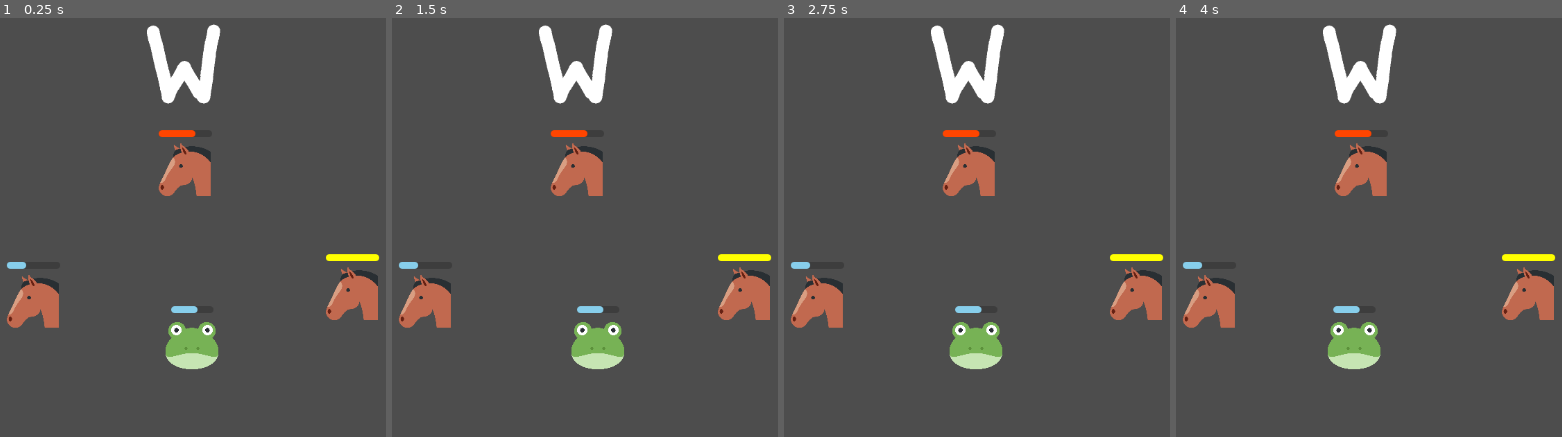
Above: before the commit, frames 1-4 (left to right).
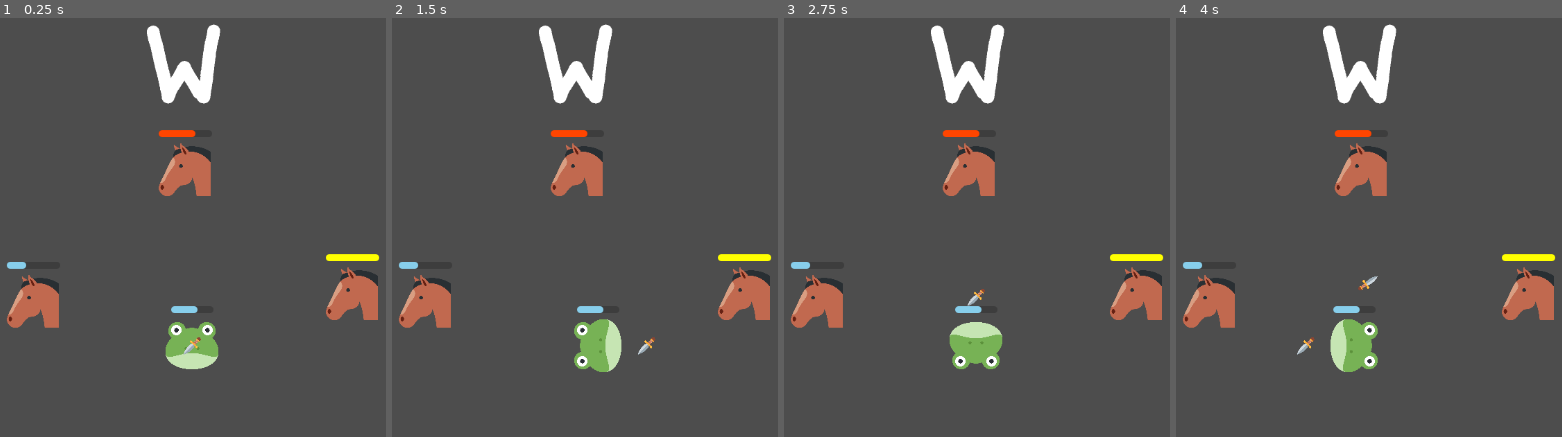
Above: after the commit, the same moments.

Repository: alexcavadora/alex-isaac-implementation
Game: Godot game, scene res://scenes/main_scene.tscn
Two runs of this game, one before a commit and one after it. Both use one fixed random seed, a clock stepped at 60 frames per second and the inputs below. The project has no main scene, so this scene is started directly.
Inputs:
- Up to frame 1 (0.25 s): no input
- Up to frame 2 (1.5 s): tap Enter at 0.5 s; tap A (a_press) at 0.6 s; tap D (d_press) at 0.8, 1.35 s; tap R (Reset, bound only before the commit) at 1.25 s
- Up to frame 3 (2.75 s): tap S (s_press) at 1.55, 2.1 s; tap R (Reset, bound only before the commit) at 2 s; tap W (w_press) at 2.3 s
- Up to frame 4 (4 s): tap R (Reset, bound only before the commit) at 2.75, 3.5 s; tap W (w_press) at 2.85 s; tap Space (throw, bound only after the commit) at 3.05, 3.6 s; tap A (a_press) at 3.8 s

The runs differ from the first frame. In frame 1, less than 0.1% of the frame differs, in the area x 47-53%, y 76-81%; in frame 2, 0.9%; in frame 3, 1.0%; in frame 4, 1.0%, in the area x 31-54%, y 61-85%.

Commit message:
Added ThrowComponent
Allows the player to throw projetiles, still needs some work but right now it can:
- Detect where the player is looking
- Spawn projectiles

Also, tweaked the player scene to work with the new component.

Fixes needed:
Projectile still needs to move, right now it just spins in place, and gets spawned outside the main scene.

Diff:
--- a/project.godot
+++ b/project.godot
@@ -36,8 +36,13 @@
 "events": [Object(InputEventKey,"resource_local_to_scene":false,"resource_name":"","device":-1,"window_id":0,"alt_press …(192 unchanged characters)…
 ]
 }
-Reset={
+reset={
 "deadzone": 0.2,
 "events": [Object(InputEventKey,"resource_local_to_scene":false,"resource_name":"","device":-1,"window_id":0,"alt_press …(192 unchanged characters)…
 ]
 }
+throw={
+"deadzone": 0.2,
+"events": [Object(InputEventKey,"resource_local_to_scene":false,"resource_name":"","device":-1,"window_id":0,"alt_pressed":false,"shift_pressed":false,"ctrl_pressed":false,"meta_pressed":false,"pressed":false,"keycode":0,"physical_keycode":32,"key_label":0,"unicode":32,"location":0,"echo":false,"script":null)
+]
+}
--- a/scenes/Projectile.tscn
+++ b/scenes/Projectile.tscn
@@ -6,11 +6,10 @@
 
 [node name="Projectile" type="Node2D"]
 script = ExtResource("1_q3m7n")
-rotation_deg = 30.0
+rotation_deg = 10.0
 
 [node name="Sprite" type="Sprite2D" parent="."]
-rotation = -3.14159
-scale = Vector2(0.04, 0.04)
+scale = Vector2(0.05, 0.05)
 texture = ExtResource("2_softn")
 
 [node name="HitboxComponent" parent="." instance=ExtResource("3_softn")]
--- a/scenes/main_scene.gd
+++ b/scenes/main_scene.gd
@@ -1,5 +1,5 @@
 extends Node2D
 
 func _input(event):
-	if Input.is_action_just_pressed("Reset"):
+	if Input.is_action_just_pressed("reset"):
 		get_tree().reload_current_scene()
--- a/scenes/player.tscn
+++ b/scenes/player.tscn
@@ -1,9 +1,11 @@
-[gd_scene load_steps=6 format=3 uid="uid://dju236svsn53k"]
+[gd_scene load_steps=8 format=3 uid="uid://dju236svsn53k"]
 
 [ext_resource type="Texture2D" uid="uid://dfjtoakgwqjgu" path="res://resources/sprites/entities/player.png" id="1_3vyb7"]
 [ext_resource type="Script" uid="uid://c81q0t0fqvfqu" path="res://scripts/characters/player.gd" id="1_g2els"]
 [ext_resource type="PackedScene" uid="uid://csnaae5ardb3a" path="res://scenes/components/health_component.tscn" id="3_dqkch"]
 [ext_resource type="PackedScene" uid="uid://ctpib5py0hd2d" path="res://scenes/components/hurtbox_component.tscn" id="4_qlg0r"]
+[ext_resource type="Script" uid="uid://bv2rch4f5t54h" path="res://scripts/components/throw_component.gd" id="5_qlg0r"]
+[ext_resource type="Texture2D" uid="uid://b8cljx30m6u2h" path="res://resources/sprites/projectiles/projectile.png" id="6_tuyoq"]
 
 [sub_resource type="RectangleShape2D" id="RectangleShape2D_g2els"]
 size = Vector2(63, 61)
@@ -34,4 +36,13 @@
 health_comp = NodePath("../HealthComponent")
 can_heal = true
 
+[node name="ThrowComponent" type="Node2D" parent="." node_paths=PackedStringArray("player")]
+script = ExtResource("5_qlg0r")
+player = NodePath("..")
+offset = 70
+
+[node name="Sprite2D" type="Sprite2D" parent="ThrowComponent"]
+scale = Vector2(0.05, 0.05)
+texture = ExtResource("6_tuyoq")
+
 [editable path="HealthComponent"]
--- a/scenes/projectile.tscn
+++ b/scenes/projectile.tscn
@@ -6,11 +6,10 @@
 
 [node name="Projectile" type="Node2D"]
 script = ExtResource("1_q3m7n")
-rotation_deg = 30.0
+rotation_deg = 10.0
 
 [node name="Sprite" type="Sprite2D" parent="."]
-rotation = -3.14159
-scale = Vector2(0.04, 0.04)
+scale = Vector2(0.05, 0.05)
 texture = ExtResource("2_softn")
 
 [node name="HitboxComponent" parent="." instance=ExtResource("3_softn")]
--- a/scripts/characters/player.gd
+++ b/scripts/characters/player.gd
@@ -1,11 +1,23 @@
 extends CharacterBody2D
 class_name Player
 @export var speed = 300
+@onready var sprite = $Sprite
+var input_direction : Vector2
 
 # Getting the input inside a 2D Vector and setting the velocity accordingly
 func get_input_movement():
-	var input_direction = Input.get_vector("a_press", "d_press", "w_press", "s_press")
+	input_direction = Input.get_vector("a_press", "d_press", "w_press", "s_press")
 	self.velocity = input_direction * speed
+	match input_direction.x:
+		1.0:
+			sprite.rotation_degrees = -90
+		-1.0:
+			sprite.rotation_degrees = 90
+	match input_direction.y:
+		1.0:
+			sprite.rotation_degrees = 0
+		-1.0:
+			sprite.rotation_degrees = 180
 
 
 func _physics_process(delta):
--- /dev/null
+++ b/scripts/components/throw_component.gd
@@ -0,0 +1,24 @@
+extends Node2D
+class_name ThrowComponent
+
+const PROJECTILE = preload("res://scenes/projectile.tscn")
+@export var player : Player
+@export var offset : int
+var direction : Vector2
+
+func get_orientation():
+	if player.input_direction != Vector2(0.0,0.0):
+		self.position = player.input_direction * offset
+
+func input_throw():
+	if Input.is_action_just_pressed("throw"):
+		var scene_root = get_tree().root
+		var instance = PROJECTILE.instantiate()
+		instance.global_position = self.global_position
+		scene_root.add_child(instance)
+
+
+func _process(delta):
+	if player != null:
+		get_orientation()
+		input_throw()
Not shown, added: scripts/components/throw_component.gd.uid
